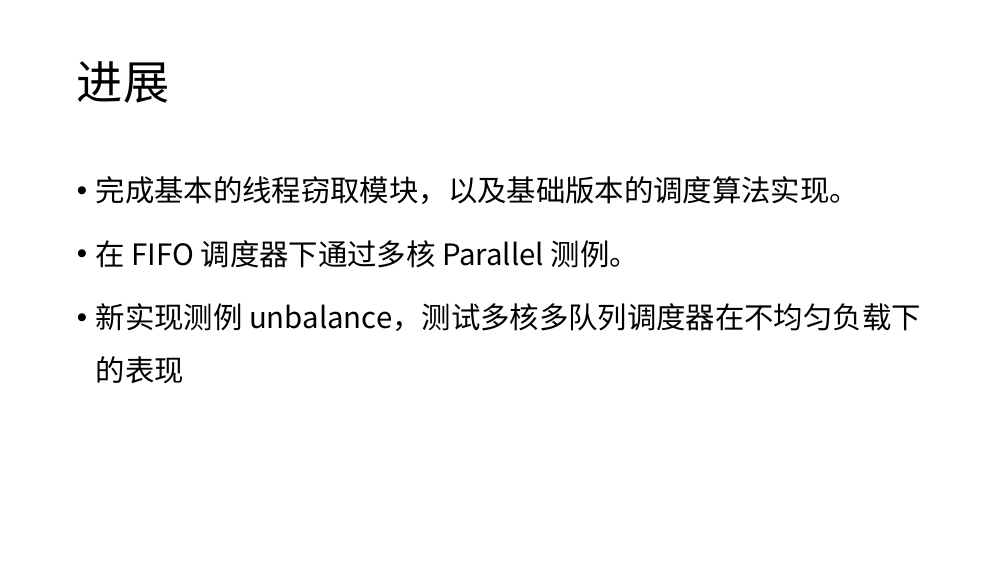
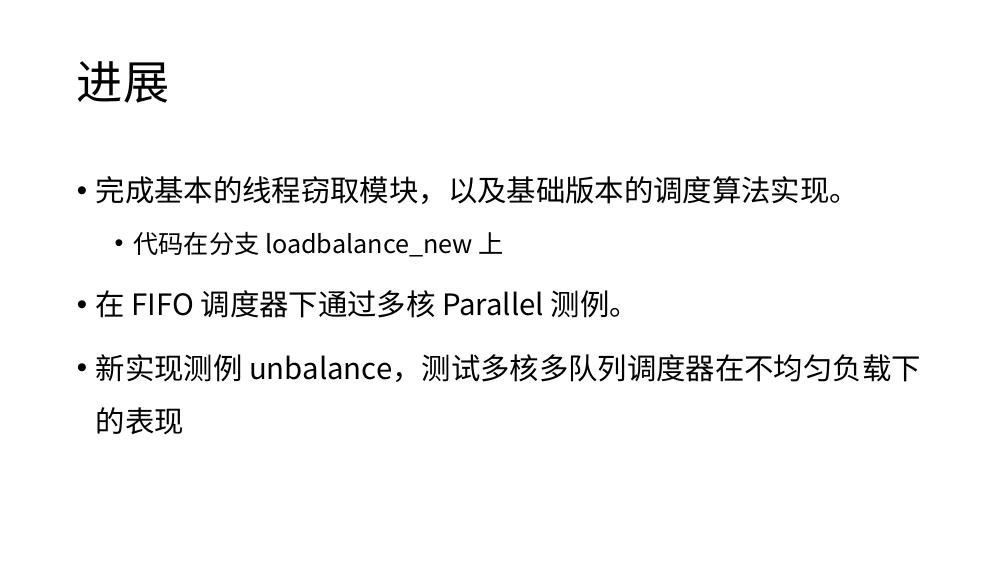
Before and after one commit to 131131yhx/arceos, a slide deck: slide 2 of report/进展 5.20.pptx. Drawn at 1008x567 pixels with LibreOffice and Linux fonts; fonts in the diff are those of the drawing. Boxes give left, top, right and bottom in pixels: in the first picture for what was removed or moved away, otherwise in the second. Text is boxed around its words. In the diff, an @@ line names an element or a change of style, - is before the commit and + after.

```diff
--- a/report/进展 5.20.pptx
+++ b/report/进展 5.20.pptx
@@ text at [134, 231, 504, 257]: paragraph added @@
+  • 代码在分支 loadbalance_new 上
```
Also in this commit, not shown: 1 other file.
